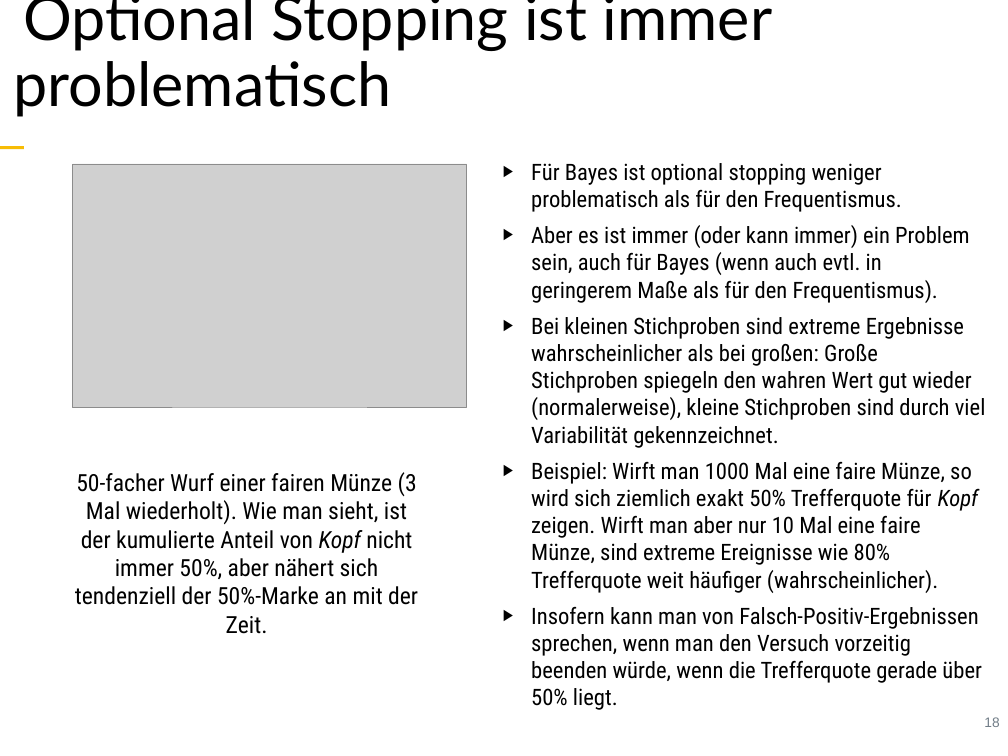
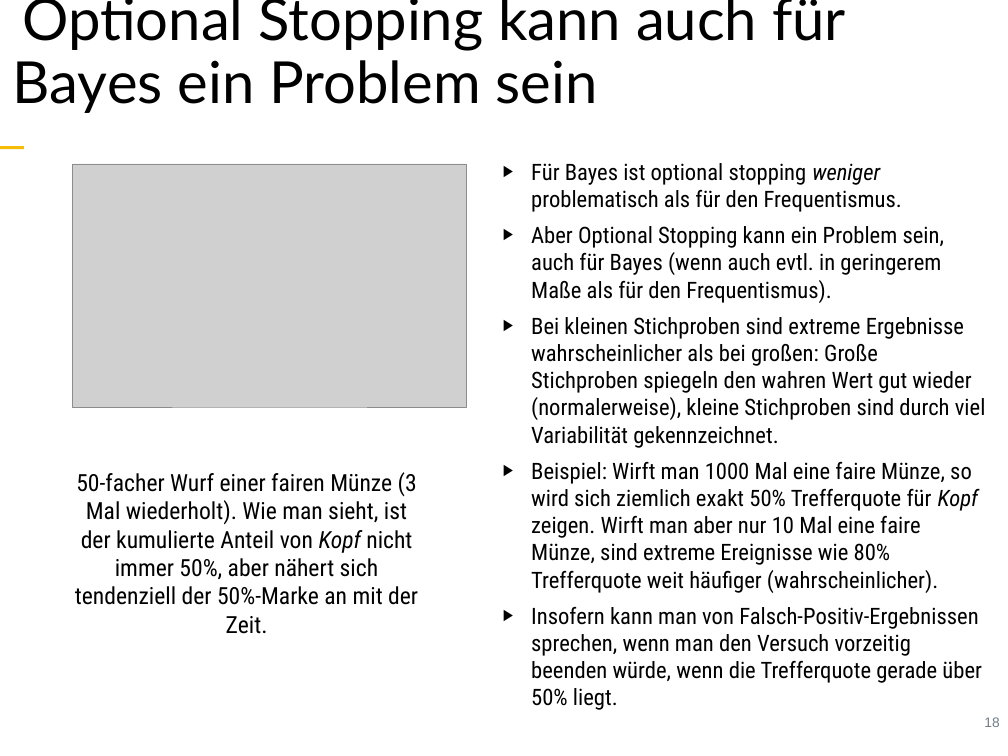
Before and after one commit to sebastiansauer/fopra, a slide deck: slide 18 of Skript-Folien/FoPra-Thema09.pptx. Drawn at 1008x756 pixels with LibreOffice and Linux fonts; fonts in the diff are those of the drawing; grey boxes stand for pictures. Boxes give left, top, right and bottom in pixels: in the first picture for what was removed or moved away, otherwise in the second. Text is boxed around its words. In the diff, an @@ line names an element or a change of style, - is before the commit and + after.

```diff
--- a/Skript-Folien/FoPra-Thema09.pptx
+++ b/Skript-Folien/FoPra-Thema09.pptx
@@ text at [13,0,846,113]: text changed; size 62 to 58.9 pt @@
-Optional Stopping ist immer problematisch
+Optional Stopping kann auch für Bayes ein Problem sein
@@ text at [531,163,902,212]: italic on in "weniger" @@
@@ text at [531,226,945,303]: text changed @@
-▶︎ Aber es ist immer (oder kann immer) ein Problem sein, auch für Bayes (wenn auch evtl. in geringerem Maße als für den Frequentismus).
+▶︎ Aber Optional Stopping kann ein Problem sein, auch für Bayes (wenn auch evtl. in geringerem Maße als für den Frequentismus).
```
Also in this commit, not shown: 6 other slides changed, 3 slides added, 2 other files.
